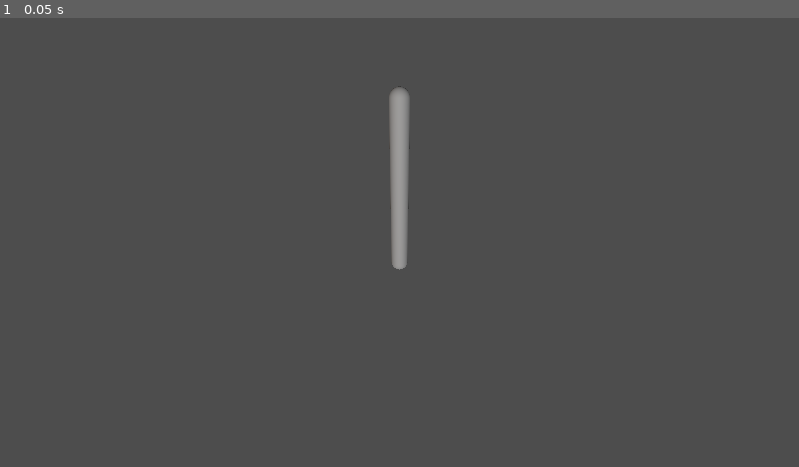
Above: before the commit, frame 1.
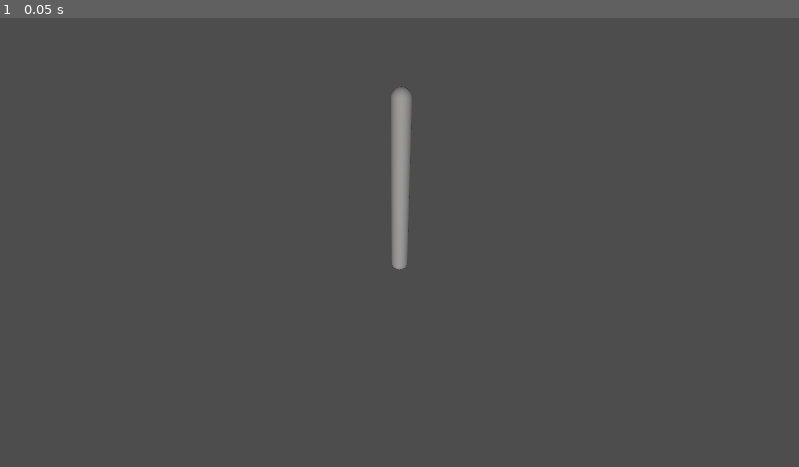
Above: after the commit, the same moment.

Repository: westonkelliher/GodotDemos
Game: Godot game, scene res://world.tscn
Two runs of this game, one before a commit and one after it. Both use one fixed random seed, a clock stepped at 60 frames per second and the inputs below.
Inputs:
- Up to frame 1 (0.05 s): no input

The runs differ from the first frame. In frame 1, less than 0.1% of the frame differs, in the area x 48-52%, y 15-43%.

Commit message:
TheClaw: left trigger contributes to depth

Diff:
--- a/TheClaw/SingleStick.gd
+++ b/TheClaw/SingleStick.gd
@@ -1,5 +1,8 @@
 extends Node3D
 
+
+const MAX_ANGLE_FROM_STICK = 40.0
+const MAX_ANGLE_FROM_TRIG = 40.0
 
 # Called when the node enters the scene tree for the first time.
 func _ready() -> void:
@@ -12,6 +15,13 @@
 	var arm_r = Input.get_action_raw_strength("LS_right")
 	var arm_u = Input.get_action_raw_strength("LS_up")
 	var arm_d = Input.get_action_raw_strength("LS_down")
+	var lt0 = Input.get_action_raw_strength("LT0")
+	var lt1 = Input.get_action_raw_strength("LT1")
+	var ltrig = (1.0 - lt0 + lt1)/2.0
+	if lt0 == 0 && lt1 == 0:
+		ltrig = 0
+	print(Vector2(lt0, lt1))
+	print(ltrig)
 	var arm_totals = pow((0.01 + arm_l + arm_r + arm_u + arm_d), .9)
 	var raw_x = arm_r - arm_l
 	var raw_y = arm_d - arm_u
@@ -21,10 +31,24 @@
 	var floor_projection = Vector2(arm_x, arm_y)
 	if floor_projection.length() > 0.85:
 		floor_projection = floor_projection.normalized()*0.85
+	floor_projection /= 0.85
 	#
 	var projection_3d = Vector3(floor_projection.x, 0.0, floor_projection.y)
 	$D/Projection.target_position = projection_3d
 	# a^2 + b^2 = c^2  |  a^2 = 1 - b^2  |  a = sqrt(1 - b^2)
-	var vert_len = sqrt(1 - floor_projection.length())
+	var vert_len = sqrt(1 - floor_projection.length()*0.85)
 	var full_3d = Vector3(floor_projection.x, vert_len, floor_projection.y)
 	$D/Normal.target_position = full_3d
+	#
+	var rot_axis = full_3d.cross(Vector3.UP)
+	var angle_from_stick = floor_projection.length() * MAX_ANGLE_FROM_STICK
+	var angle_from_trig = ltrig * MAX_ANGLE_FROM_TRIG
+	var rot_angle = -(angle_from_stick + angle_from_trig)*PI/180.0
+	print(str(rot_angle) + " -")
+	print(rot_axis)
+	var top_basis = Vector3(0.01, 0.99, 0.01).rotated(rot_axis.normalized(), rot_angle)
+	print(top_basis)
+	var forward_basis = Vector3.BACK.rotated(rot_axis, rot_angle)
+	var right_basis = top_basis.cross(forward_basis)
+	$BaseArm.basis = Basis(right_basis, top_basis, forward_basis).orthonormalized()
+	print($BaseArm.basis)
--- a/TheClaw/project.godot
+++ b/TheClaw/project.godot
@@ -37,3 +37,13 @@
 "events": [Object(InputEventJoypadMotion,"resource_local_to_scene":false,"resource_name":"","device":-1,"axis":1,"axis_value":1.0,"script":null)
 ]
 }
+LT0={
+"deadzone": 0.5,
+"events": [Object(InputEventJoypadMotion,"resource_local_to_scene":false,"resource_name":"","device":-1,"axis":2,"axis_value":-1.0,"script":null)
+]
+}
+LT1={
+"deadzone": 0.5,
+"events": [Object(InputEventJoypadMotion,"resource_local_to_scene":false,"resource_name":"","device":-1,"axis":2,"axis_value":1.0,"script":null)
+]
+}
--- a/TheClaw/single_stick.tscn
+++ b/TheClaw/single_stick.tscn
@@ -7,6 +7,9 @@
 
 [sub_resource type="CapsuleMesh" id="CapsuleMesh_egxmf"]
 radius = 0.1
+
+[sub_resource type="BoxMesh" id="BoxMesh_anstd"]
+size = Vector3(0.1, 0.1, 0.2)
 
 [node name="SingleStick" type="Node3D"]
 script = ExtResource("1_0s6aj")
@@ -22,6 +25,10 @@
 transform = Transform3D(1, 0, 0, 0, 1, 0, 0, 0, 1, 0, 0.9, 0)
 mesh = SubResource("CapsuleMesh_egxmf")
 
+[node name="MeshInstance3D" type="MeshInstance3D" parent="BaseArm"]
+transform = Transform3D(1, 0, 0, 0, 1, 0, 0, 0, 1, 0, 1.69424, -0.164899)
+mesh = SubResource("BoxMesh_anstd")
+
 [node name="D" type="Node" parent="."]
 
 [node name="Projection" type="RayCast3D" parent="D"]
Not shown: 1 places in TheClaw/single_stick.tscn that only renumber resources
